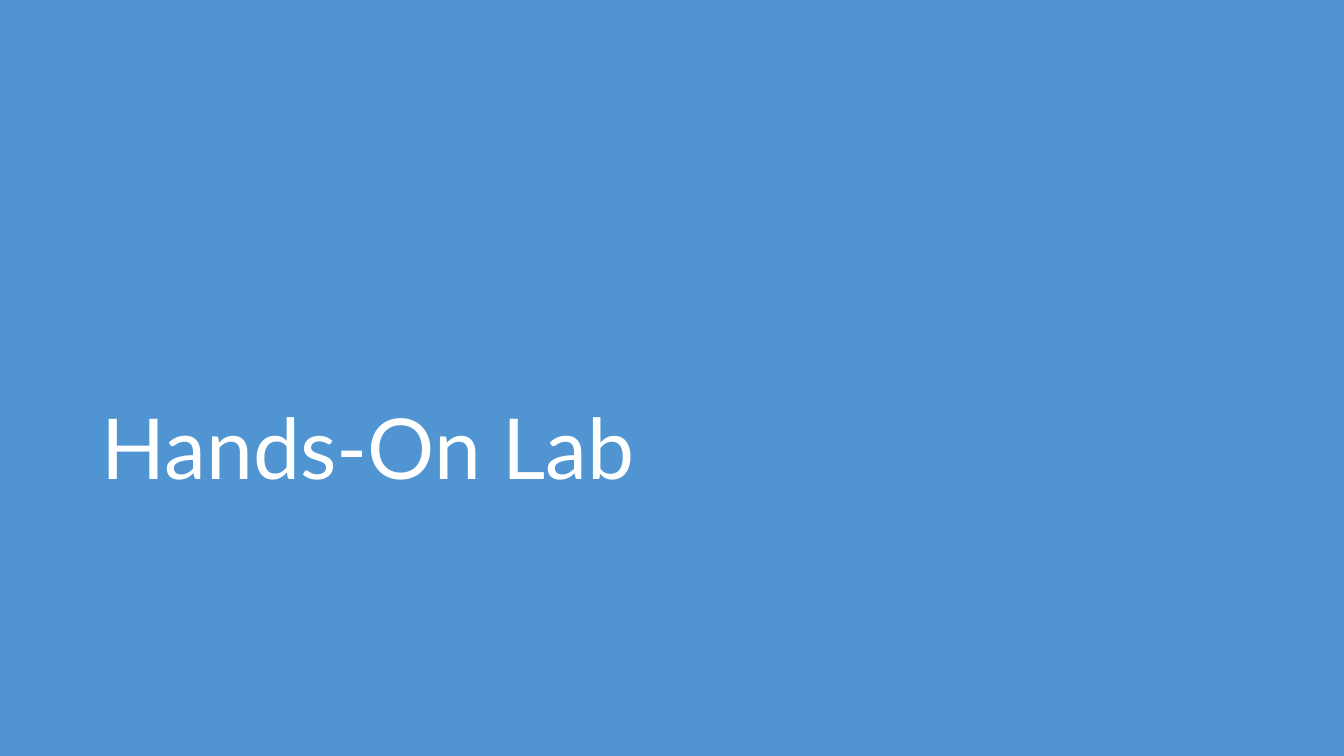
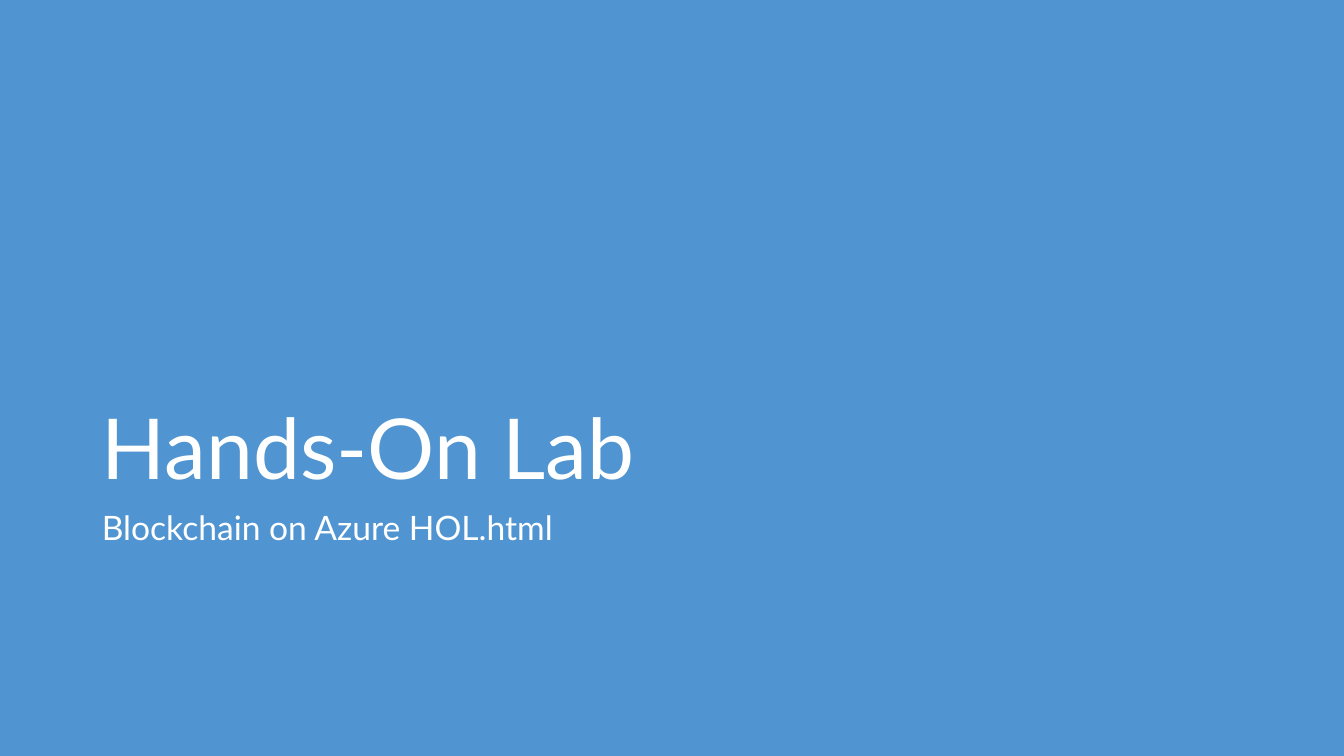
Before and after one commit to microsoft/AcademicContent, a slide deck: slide 13 of Workshop/19. Blockchain on Azure/Blockchain on Azure.pptx. Drawn at 1344x756 pixels with LibreOffice and Linux fonts; fonts in the diff are those of the drawing. Boxes give left, top, right and bottom in pixels: in the first picture for what was removed or moved away, otherwise in the second. Text is boxed around its words. In the diff, an @@ line names an element or a change of style, - is before the commit and + after.

Commit message:
Updated Blockchain slides

```diff
--- a/Workshop/19. Blockchain on Azure/Blockchain on Azure.pptx
+++ b/Workshop/19. Blockchain on Azure/Blockchain on Azure.pptx
@@ text added at (102,515,553,541), 24 pt, text #FFFFFF @@
+Blockchain on Azure HOL.html
```
Also in this commit, not shown: 12 other slides changed.
